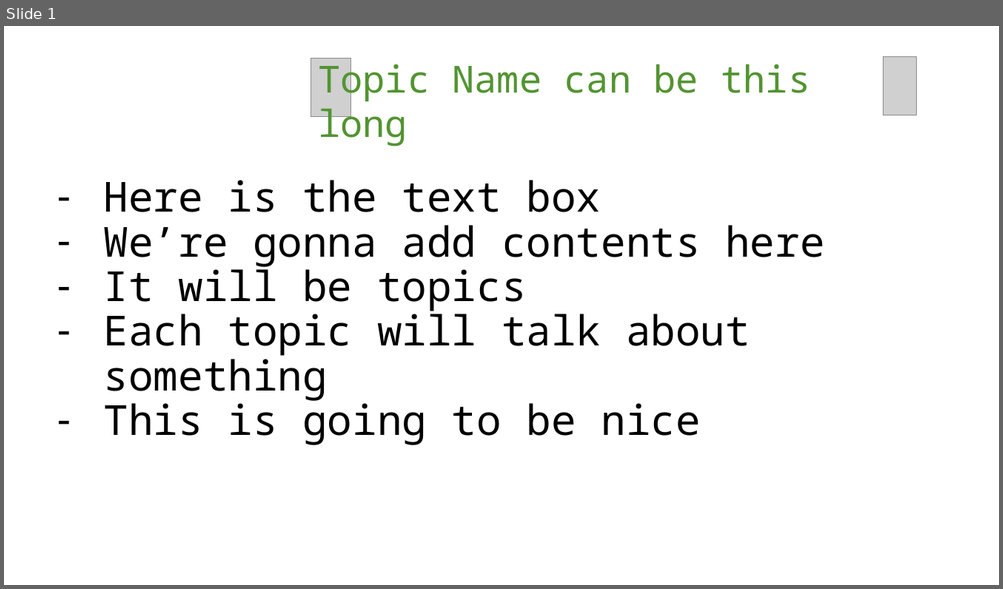
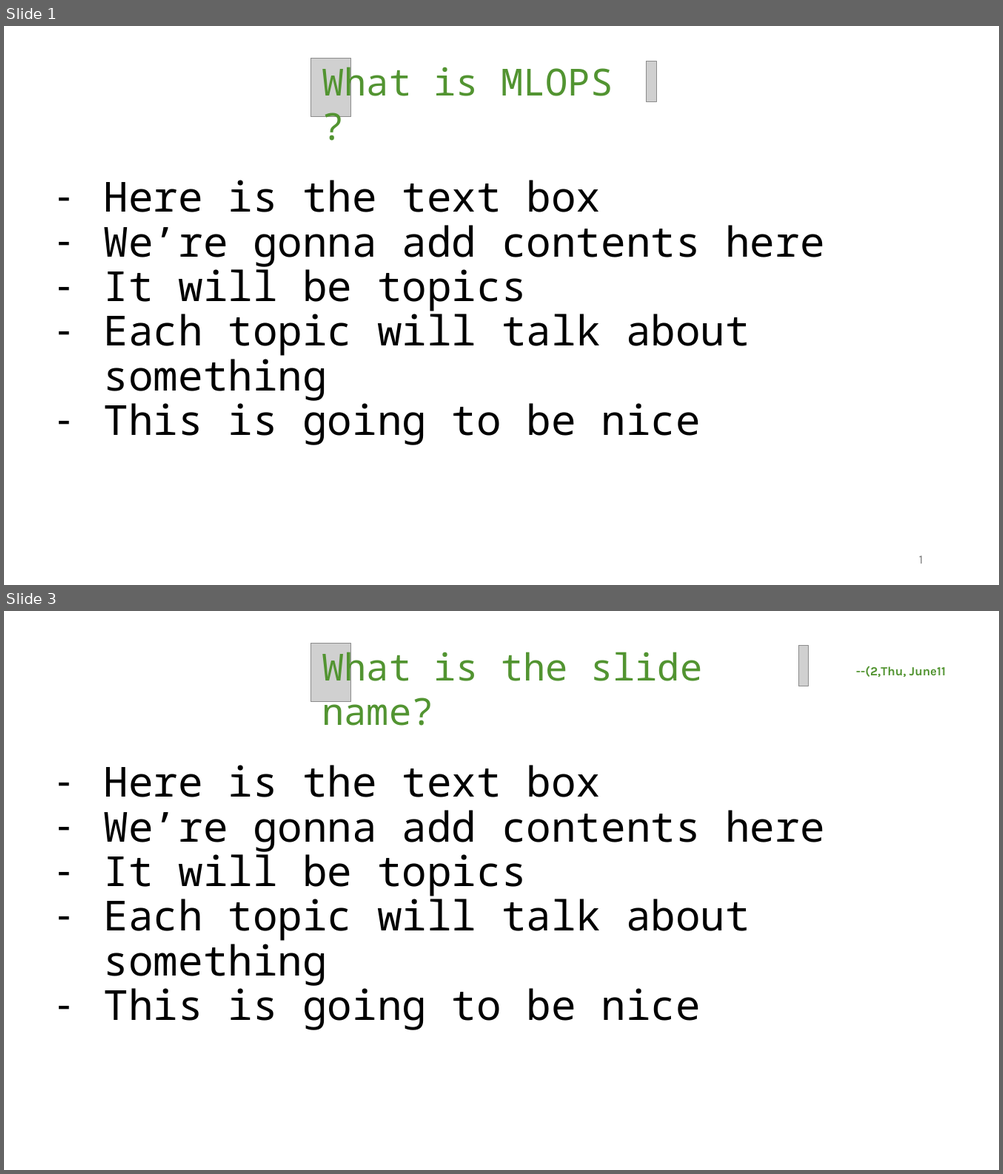
Before and after one commit to jefersonlemos/presentations, a slide deck: mlops/slides/mlops_slides.pptx. Shown one above the other, each under a label of ours: slide 1 before the commit, slides 1 and 3 after it; the slides between them are not shown. The pictures are 1003x589 and 1003x1174 pixels, drawn with LibreOffice and Linux fonts; fonts in the diff are those of the drawing; grey boxes stand for pictures; background and template pictures are left out. Boxes give left, top, right and bottom in pixels: in the first picture for what was removed or moved away, otherwise in the second. Text is boxed around its words. In the diff, an @@ line names an element or a change of style, - is before the commit and + after.

Commit message:
MLOPS: Presentation preparation

```diff
--- a/mlops/slides/mlops_slides.pptx
+++ b/mlops/slides/mlops_slides.pptx
@@ slide 3 added at [4,611,999,1170], background picture (left out) @@
@@ picture added at [310,643,351,701] @@
@@ text added at [321,646,702,726], 36 pt, text #529431 @@
+What is the slide name?
@@ picture added at [799,645,809,686] @@
@@ text added at [856,666,945,677], 12 pt, text #529431, bold @@
+--(2,Thu, June11
@@ text added at [104,765,824,1031], 40 pt, text #000000 @@
+– Here is the text box
+– We’re gonna add contents here
+– It will be topics
+– Each topic will talk about something
+– This is going to be nice
@@ slide 1 changed as well @@
@@ text at [321,61,612,106]: text changed @@
-Topic Name can be this long
+What is MLOPS ?
@@ picture added at [646,61,657,101] @@
@@ picture removed at [883,56,916,115] @@
@@ page number added at [919,556,923,564], 12 pt, text #797979 @@
+1
```
Also in this commit, not shown: 1 other slide added, 1 slide removed, 7 other files.
